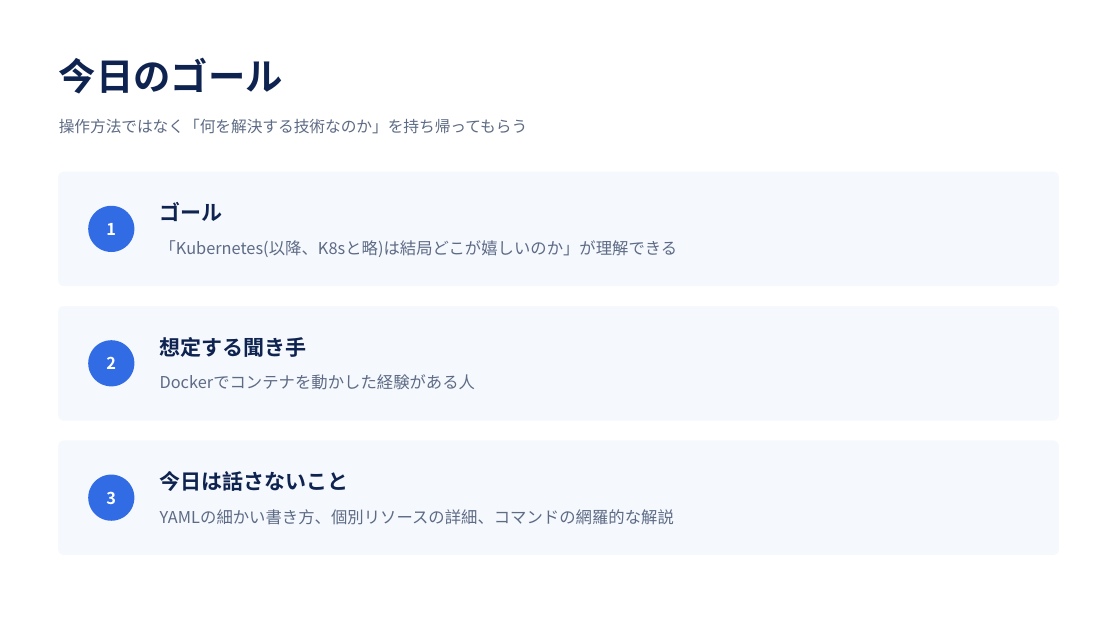
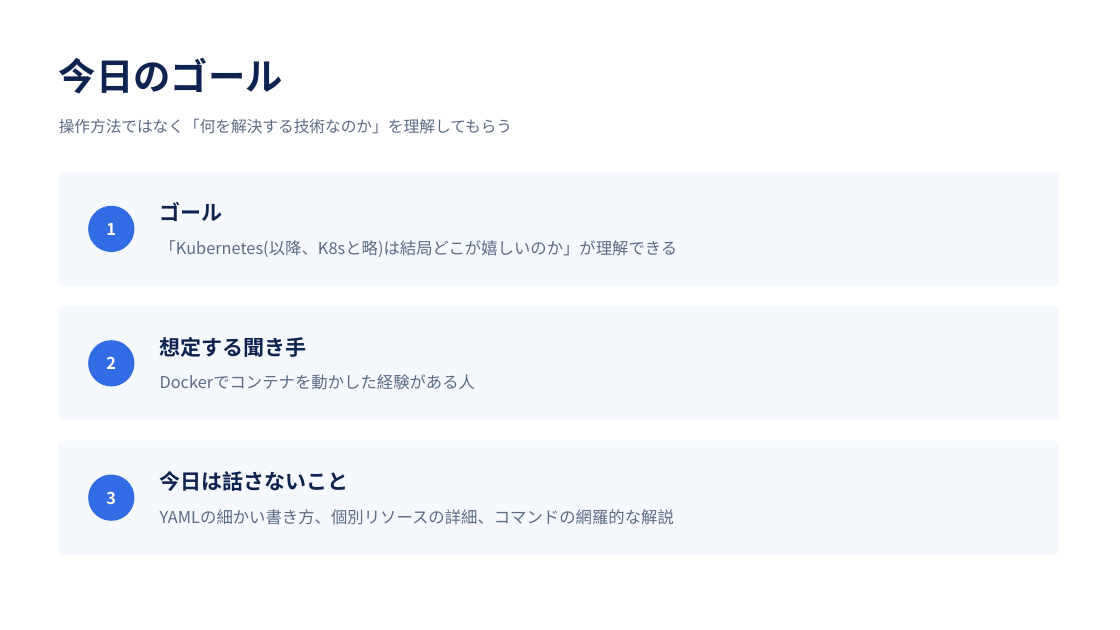
Before and after one commit to wurly200a/k8s-demo, a slide deck: slide 2 of 00Intro/slides/kubernetes-intro.pptx. Drawn at 1120x630 pixels with LibreOffice and Linux fonts; fonts in the diff are those of the drawing. Boxes give left, top, right and bottom in pixels: in the first picture for what was removed or moved away, otherwise in the second. Text is boxed around its words. In the diff, an @@ line names an element or a change of style, - is before the commit and + after.

```diff
--- a/00Intro/slides/kubernetes-intro.pptx
+++ b/00Intro/slides/kubernetes-intro.pptx
@@ text at box(59, 118, 512, 134): text changed @@
-操作方法ではなく「何を解決する技術なのか」を持ち帰ってもらう
+操作方法ではなく「何を解決する技術なのか」を理解してもらう
```
Also in this commit, not shown: 2 other slides changed.
